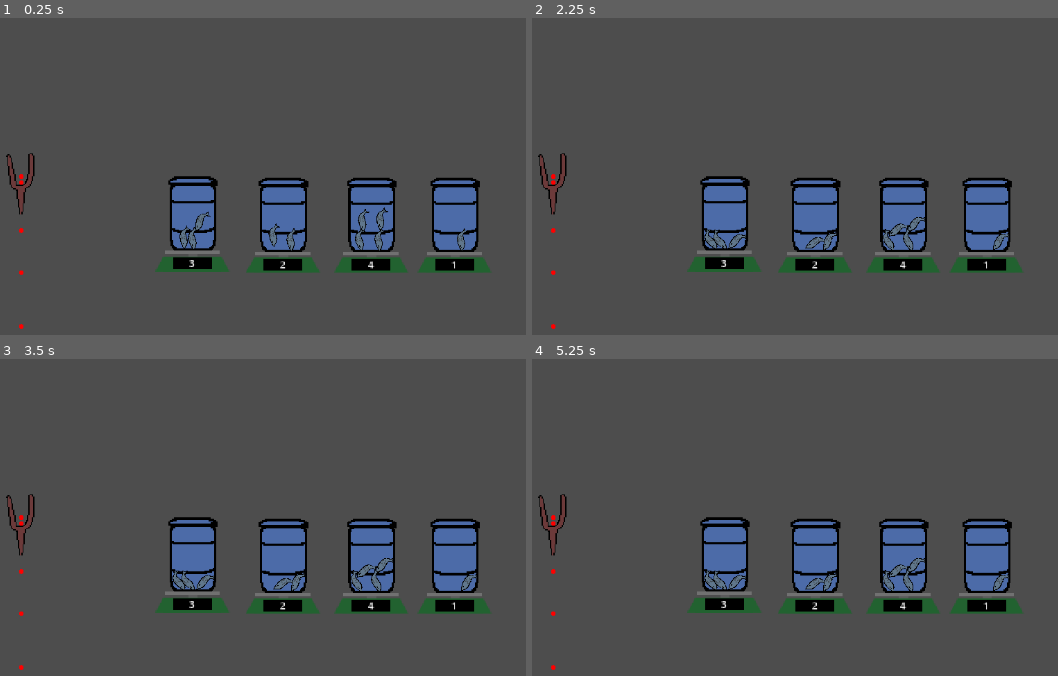
Above: before the commit, frames 1-4 (two rows, left to right).
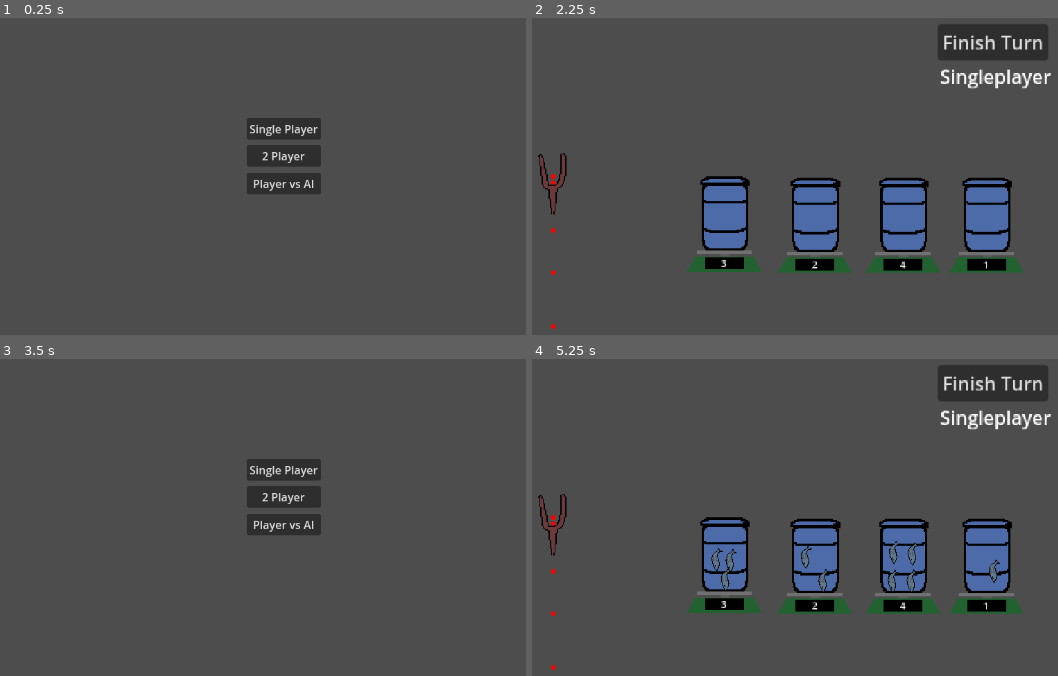
Above: after the commit, the same moments.

Repository: unniisme/fish-in-the-barrel
Game: Godot game, scene res://scenes/GUI/MainMenu.tscn
The game is run twice, just before and just after one commit, with the same random seed, the same clock (stepped at 60 frames per second) and the same inputs. Before the commit the project starts from res://scenes/1_player_level.tscn.
Inputs (mouse positions are in pixels of both pictures, inside the frame that each line leads up to):
- Up to frame 1 (0.25 s): no input
- Up to frame 2 (2.25 s): click (816, 154) at 0.5 s, where only the run after the commit has a clickable "2 Player"; click (994, 43) at 1.25 s, where only the run after the commit has a clickable "Finish Turn"; click (816, 182) at 2 s, where only the run after the commit has a clickable "Player vs AI"
- Up to frame 3 (3.5 s): click (462, 384) at 2.75 s, where only the run after the commit has a clickable "Finish Turn"
- Up to frame 4 (5.25 s): click (816, 469) at 3.5 s, where only the run after the commit has a clickable "Single Player"; click (994, 384) at 4.25 s, where only the run after the commit has a clickable "Finish Turn"; click (816, 469) at 5 s, where only the run after the commit has a clickable "Single Player"

The runs differ from the first frame. In frame 1, 14% of the frame differs, in the area x 1-94%, y 31-99%; in frame 2, 3.5%; in frame 3, 14%; in frame 4, 4.1%.

Commit message:
Functioning AI and basic UI

Diff:
--- a/Fish-in-the-barrel/project.godot
+++ b/Fish-in-the-barrel/project.godot
@@ -11,7 +11,7 @@
 [application]
 
 config/name="Fish-in-the-barrel"
-run/main_scene="res://scenes/1_player_level.tscn"
+run/main_scene="res://scenes/GUI/MainMenu.tscn"
 config/features=PackedStringArray("4.1", "GL Compatibility")
 config/icon="res://icon.svg"
 
--- a/Fish-in-the-barrel/scenes/1_player_level.tscn
+++ b/Fish-in-the-barrel/scenes/1_player_level.tscn
@@ -1,32 +1,29 @@
 [gd_scene load_steps=5 format=3 uid="uid://rv2jt4soaanr"]
 
+[ext_resource type="PackedScene" uid="uid://cwahg2drhcb5t" path="res://scenes/prefabs/managed_instance.tscn" id="1_8yj2x"]
 [ext_resource type="Script" path="res://scripts/BarrelManager.gd" id="2_sikug"]
 [ext_resource type="PackedScene" uid="uid://d3cp2anhi7fll" path="res://scenes/actors/barrel.tscn" id="3_6v651"]
 [ext_resource type="PackedScene" uid="uid://cden31s011sea" path="res://scenes/actors/fish.tscn" id="4_l0d0q"]
-[ext_resource type="PackedScene" uid="uid://s2neidorv43e" path="res://scenes/actors/slingshot.tscn" id="4_w6r40"]
 
 [node name="1PlayerLevel" type="Node2D"]
 texture_filter = 1
 
-[node name="Manger" type="Node2D" parent="."]
+[node name="Manager" parent="." instance=ExtResource("1_8yj2x")]
 
-[node name="BarrelManager" type="Node2D" parent="Manger"]
+[node name="BarrelManager" type="Node2D" parent="Manager"]
 script = ExtResource("2_sikug")
 
-[node name="Barrel" parent="Manger/BarrelManager" instance=ExtResource("3_6v651")]
+[node name="Barrel" parent="Manager/BarrelManager" instance=ExtResource("3_6v651")]
 position = Vector2(1, 0)
 
-[node name="Barrel2" parent="Manger/BarrelManager" instance=ExtResource("3_6v651")]
+[node name="Barrel2" parent="Manager/BarrelManager" instance=ExtResource("3_6v651")]
 position = Vector2(78, 1)
 
-[node name="Barrel3" parent="Manger/BarrelManager" instance=ExtResource("3_6v651")]
+[node name="Barrel3" parent="Manager/BarrelManager" instance=ExtResource("3_6v651")]
 position = Vector2(153, 1)
 
-[node name="Barrel4" parent="Manger/BarrelManager" instance=ExtResource("3_6v651")]
+[node name="Barrel4" parent="Manager/BarrelManager" instance=ExtResource("3_6v651")]
 position = Vector2(224, 1)
-
-[node name="Slingshot" parent="Manger" instance=ExtResource("4_w6r40")]
-position = Vector2(-145, -31)
 
 [node name="Camera2D" type="Camera2D" parent="."]
 position = Vector2(78, -72)
--- /dev/null
+++ b/Fish-in-the-barrel/scenes/2_player_level.tscn
@@ -0,0 +1,63 @@
+[gd_scene load_steps=5 format=3 uid="uid://blnqponwtw7dy"]
+
+[ext_resource type="PackedScene" uid="uid://cwahg2drhcb5t" path="res://scenes/prefabs/managed_instance.tscn" id="2_3pwkb"]
+[ext_resource type="Script" path="res://scripts/BarrelManager.gd" id="2_vkxyp"]
+[ext_resource type="PackedScene" uid="uid://d3cp2anhi7fll" path="res://scenes/actors/barrel.tscn" id="3_4c2et"]
+[ext_resource type="PackedScene" uid="uid://cden31s011sea" path="res://scenes/actors/fish.tscn" id="5_3ebvd"]
+
+[node name="1PlayerLevel" type="Node2D"]
+texture_filter = 1
+
+[node name="Manager" parent="." instance=ExtResource("2_3pwkb")]
+gameMode = 0
+
+[node name="BarrelManager" type="Node2D" parent="Manager"]
+script = ExtResource("2_vkxyp")
+
+[node name="Barrel" parent="Manager/BarrelManager" instance=ExtResource("3_4c2et")]
+position = Vector2(1, 0)
+
+[node name="Barrel2" parent="Manager/BarrelManager" instance=ExtResource("3_4c2et")]
+position = Vector2(78, 1)
+
+[node name="Barrel3" parent="Manager/BarrelManager" instance=ExtResource("3_4c2et")]
+position = Vector2(153, 1)
+
+[node name="Barrel4" parent="Manager/BarrelManager" instance=ExtResource("3_4c2et")]
+position = Vector2(224, 1)
+
+[node name="Camera2D" type="Camera2D" parent="."]
+position = Vector2(78, -72)
+zoom = Vector2(1.695, 1.695)
+
+[node name="Starting Fishes" type="Node2D" parent="."]
+
+[node name="fish" parent="Starting Fishes" instance=ExtResource("5_3ebvd")]
+position = Vector2(-6, -8)
+
+[node name="fish2" parent="Starting Fishes" instance=ExtResource("5_3ebvd")]
+position = Vector2(6, -7)
+
+[node name="fish3" parent="Starting Fishes" instance=ExtResource("5_3ebvd")]
+position = Vector2(2, 15)
+
+[node name="fish4" parent="Starting Fishes" instance=ExtResource("5_3ebvd")]
+position = Vector2(70, -10)
+
+[node name="fish5" parent="Starting Fishes" instance=ExtResource("5_3ebvd")]
+position = Vector2(85, 15)
+
+[node name="fish6" parent="Starting Fishes" instance=ExtResource("5_3ebvd")]
+position = Vector2(145, -14)
+
+[node name="fish7" parent="Starting Fishes" instance=ExtResource("5_3ebvd")]
+position = Vector2(161, -13)
+
+[node name="fish8" parent="Starting Fishes" instance=ExtResource("5_3ebvd")]
+position = Vector2(144, 14)
+
+[node name="fish9" parent="Starting Fishes" instance=ExtResource("5_3ebvd")]
+position = Vector2(160, 14)
+
+[node name="fish10" parent="Starting Fishes" instance=ExtResource("5_3ebvd")]
+position = Vector2(230, 2)
--- /dev/null
+++ b/Fish-in-the-barrel/scenes/GUI/MainMenu.gd
@@ -0,0 +1,4 @@
+extends Control
+
+func _ready():
+	pass
--- /dev/null
+++ b/Fish-in-the-barrel/scenes/GUI/MainMenu.tscn
@@ -0,0 +1,79 @@
+[gd_scene load_steps=3 format=3 uid="uid://gry6ap8rwlta"]
+
+[ext_resource type="Script" path="res://scenes/GUI/MainMenu.gd" id="1_lf7fm"]
+[ext_resource type="Script" path="res://scenes/GUI/load_level.gd" id="1_qa8cn"]
+
+[node name="Control" type="Control"]
+layout_mode = 3
+anchors_preset = 15
+anchor_right = 1.0
+anchor_bottom = 1.0
+grow_horizontal = 2
+grow_vertical = 2
+script = ExtResource("1_lf7fm")
+
+[node name="1p" type="Button" parent="."]
+layout_mode = 1
+anchors_preset = 8
+anchor_left = 0.5
+anchor_top = 0.5
+anchor_right = 0.5
+anchor_bottom = 0.5
+offset_left = -4.0
+offset_top = -4.0
+offset_right = 4.0
+offset_bottom = 4.0
+grow_horizontal = 2
+grow_vertical = 2
+text = "Single Player"
+script = ExtResource("1_qa8cn")
+scene = "res://scenes/1_player_level.tscn"
+
+[node name="2p" type="Button" parent="."]
+layout_mode = 1
+anchors_preset = 8
+anchor_left = 0.5
+anchor_top = 0.5
+anchor_right = 0.5
+anchor_bottom = 0.5
+offset_left = -53.5
+offset_top = 24.0
+offset_right = 53.5
+offset_bottom = 55.0
+grow_horizontal = 2
+grow_vertical = 2
+text = "2 Player
+"
+script = ExtResource("1_qa8cn")
+scene = "res://scenes/2_player_level.tscn"
+
+[node name="pve" type="Button" parent="."]
+layout_mode = 1
+anchors_preset = 8
+anchor_left = 0.5
+anchor_top = 0.5
+anchor_right = 0.5
+anchor_bottom = 0.5
+offset_left = -53.5
+offset_top = 64.0
+offset_right = 53.5
+offset_bottom = 95.0
+grow_horizontal = 2
+grow_vertical = 2
+text = "Player vs AI"
+script = ExtResource("1_qa8cn")
+scene = "res://scenes/ai_level_hard.tscn"
+
+[node name="message" type="Label" parent="."]
+layout_mode = 1
+anchors_preset = 8
+anchor_left = 0.5
+anchor_top = 0.5
+anchor_right = 0.5
+anchor_bottom = 0.5
+offset_left = -20.0
+offset_top = -87.0
+offset_right = 20.0
+offset_bottom = -64.0
+grow_horizontal = 2
+grow_vertical = 2
--- /dev/null
+++ b/Fish-in-the-barrel/scenes/GUI/load_level.gd
@@ -0,0 +1,9 @@
+extends Button
+
+@export_file("*.tscn") var scene
+
+func _ready():
+	connect("button_up", switch_level)
+
+func switch_level():
+	get_tree().change_scene_to_file(scene)
--- a/Fish-in-the-barrel/scenes/actors/barrel.gd
+++ b/Fish-in-the-barrel/scenes/actors/barrel.gd
@@ -5,7 +5,6 @@
 var id : int;
 @onready var lid = $Lid
 var is_open = false
-var count = 0
 var fishes : Array[Node2D]
 
 @export var lid_hinge_k = 20
--- /dev/null
+++ b/Fish-in-the-barrel/scenes/actors/sling_shot_ai.gd
@@ -0,0 +1,35 @@
+extends Node2D
+
+# To be necessarily attached game manager
+
+## Shoots slingshot into required barrel
+
+var slingShot : Slingshot
+var barrelManager : BarrelManager
+var g
+
+@export var max_height = 150
+@export var modifier = 1.15
+
+func _ready():
+	slingShot = get_node("../Slingshot")
+	assert(slingShot != null, "No Slingshot")
+
+	g = slingShot.g
+
+	barrelManager = get_node("../BarrelManager")
+	assert(barrelManager != null, "No BarrelManager")
+
+
+func _do_slingshot(barrel : Barrel):
+	var uy = -sqrt(2*g*max_height)
+
+	var x = barrel.position.x
+
+	var ux = (x - slingShot.position.x) * g / (2 * uy)
+
+	var vel = Vector2(-ux * modifier, uy)
+	var pos = -vel/slingShot.force  # Mouse position calculation. Assume no cutoff for now
+
+	slingShot._update_mouse_pos(pos)
+	slingShot.shoot()
--- /dev/null
+++ b/Fish-in-the-barrel/scenes/actors/sling_shot_ai.tscn
@@ -0,0 +1,6 @@
+[gd_scene load_steps=2 format=3 uid="uid://daqbfpbt5crtd"]
+
+[ext_resource type="Script" path="res://scenes/actors/sling_shot_ai.gd" id="1_y7m2s"]
+
+[node name="SlingShotAI" type="Node2D"]
+script = ExtResource("1_y7m2s")
--- /dev/null
+++ b/Fish-in-the-barrel/scenes/ai_level_hard.tscn
@@ -0,0 +1,62 @@
+[gd_scene load_steps=5 format=3 uid="uid://dlvduirvifimg"]
+
+[ext_resource type="PackedScene" uid="uid://cwahg2drhcb5t" path="res://scenes/prefabs/managed_instance.tscn" id="2_7no3f"]
+[ext_resource type="Script" path="res://scripts/BarrelManager.gd" id="2_rmby1"]
+[ext_resource type="PackedScene" uid="uid://d3cp2anhi7fll" path="res://scenes/actors/barrel.tscn" id="3_oyisj"]
+[ext_resource type="PackedScene" uid="uid://cden31s011sea" path="res://scenes/actors/fish.tscn" id="5_nin11"]
+
+[node name="1PlayerLevel" type="Node2D"]
+texture_filter = 1
+
+[node name="Camera2D" type="Camera2D" parent="."]
+position = Vector2(78, -72)
+zoom = Vector2(1.695, 1.695)
+
+[node name="Starting Fishes" type="Node2D" parent="."]
+
+[node name="fish" parent="Starting Fishes" instance=ExtResource("5_nin11")]
+position = Vector2(-6, -8)
+
+[node name="fish2" parent="Starting Fishes" instance=ExtResource("5_nin11")]
+position = Vector2(6, -7)
+
+[node name="fish3" parent="Starting Fishes" instance=ExtResource("5_nin11")]
+position = Vector2(2, 15)
+
+[node name="fish4" parent="Starting Fishes" instance=ExtResource("5_nin11")]
+position = Vector2(70, -10)
+
+[node name="fish5" parent="Starting Fishes" instance=ExtResource("5_nin11")]
+position = Vector2(85, 15)
+
+[node name="fish6" parent="Starting Fishes" instance=ExtResource("5_nin11")]
+position = Vector2(145, -14)
+
+[node name="fish7" parent="Starting Fishes" instance=ExtResource("5_nin11")]
+position = Vector2(161, -13)
+
+[node name="fish8" parent="Starting Fishes" instance=ExtResource("5_nin11")]
+position = Vector2(144, 14)
+
+[node name="fish9" parent="Starting Fishes" instance=ExtResource("5_nin11")]
+position = Vector2(160, 14)
+
+[node name="fish10" parent="Starting Fishes" instance=ExtResource("5_nin11")]
+position = Vector2(230, 2)
+
+[node name="Manager" parent="." instance=ExtResource("2_7no3f")]
+
+[node name="BarrelManager" type="Node2D" parent="Manager"]
+script = ExtResource("2_rmby1")
+
+[node name="Barrel" parent="Manager/BarrelManager" instance=ExtResource("3_oyisj")]
+position = Vector2(1, 0)
+
+[node name="Barrel2" parent="Manager/BarrelManager" instance=ExtResource("3_oyisj")]
+position = Vector2(78, 1)
+
+[node name="Barrel3" parent="Manager/BarrelManager" instance=ExtResource("3_oyisj")]
+position = Vector2(153, 1)
+
+[node name="Barrel4" parent="Manager/BarrelManager" instance=ExtResource("3_oyisj")]
+position = Vector2(224, 1)
--- /dev/null
+++ b/Fish-in-the-barrel/scenes/prefabs/managed_instance.tscn
@@ -0,0 +1,36 @@
+[gd_scene load_steps=3 format=3 uid="uid://cwahg2drhcb5t"]
+
+[ext_resource type="Script" path="res://scripts/GameManger.gd" id="1_dy4ol"]
+[ext_resource type="PackedScene" uid="uid://s2neidorv43e" path="res://scenes/actors/slingshot.tscn" id="2_seix4"]
+
+[node name="Manger" type="Control"]
+layout_mode = 3
+anchors_preset = 0
+script = ExtResource("1_dy4ol")
+gameMode = 2
+
+[node name="Turn Button" type="Button" parent="."]
+layout_mode = 1
+anchors_preset = 1
+anchor_left = 1.0
+anchor_right = 1.0
+offset_left = 182.0
+offset_top = -161.0
+offset_right = 276.0
+offset_bottom = -130.0
+grow_horizontal = 0
+text = "Finish Turn"
+
+[node name="PlayerInfo" type="Label" parent="."]
+layout_mode = 0
+offset_left = 211.0
+offset_top = -128.0
+offset_right = 251.0
+offset_bottom = -105.0
+horizontal_alignment = 1
+autowrap_mode = 2
+
+[node name="Slingshot" parent="." instance=ExtResource("2_seix4")]
+position = Vector2(-145, -31)
+
+[connection signal="button_down" from="Turn Button" to="." method="_end_move"]
--- /dev/null
+++ b/Fish-in-the-barrel/scripts/Agents/agent.gd
@@ -0,0 +1,54 @@
+class_name Agent
+# Base agent. Ideal
+
+var problem : FishProblem
+
+func _init(problem : FishProblem):
+	self.problem = problem
+
+func _asser_answer_consistency(answer : Array):
+	print("Move: ", answer)
+	var hit_max_barrel = false
+	for entry in answer:
+		if entry == -1:
+			hit_max_barrel = true
+
+		assert(hit_max_barrel or entry == 0, "Illegal entry %d"%entry)
+	assert(hit_max_barrel, "No max barrel")
+
+# Function that returns the best move predicted by the agent
+## returns a list with one entry for each barrel. The barrel chosen to take
+## from will have entry -1. Every barrel less than it entry 0. Barrels after it
+## may have having a 0 or 1
+func get_move() -> Array[int]:
+	var outlist : Array[int] = []
+	var found_first = false
+	for barrel in problem.barrels:
+		var count = barrel.get_count()
+		# Add to barrel if it is odd
+		if found_first:
+			if count%2:
+				outlist.append(1)
+			else:
+				outlist.append(0)
+
+		# barrel to deduct from
+		elif count%2:
+			outlist.append(-1)
+			found_first = true
+
+		# all barrels before max barrel
+		else:
+			outlist.append(0)
+
+	# If no candidate found, simply deduct from the furthest barrel
+	if not found_first:
+		var last_index = problem.n - 1
+		while last_index > 0:
+			if problem.barrels[last_index].get_count() > 0:
+				outlist[last_index] = -1
+				break
+			last_index -= 1
+
+	_asser_answer_consistency(outlist)
+	return outlist
--- a/Fish-in-the-barrel/scripts/BarrelManager.gd
+++ b/Fish-in-the-barrel/scripts/BarrelManager.gd
@@ -22,16 +22,18 @@
 	_connect_barrels()
 
 func _process(delta):
-	if Input.is_action_just_pressed("Action1"):
+	# hack to intitialize everything properly
+	if state == STATE.INIT:
 		handle_action()
 
 func _connect_barrels():
 	# Connect the "touched" signal of each barrel to handler in barrel manager
+	# Figured if I am doing this, I don't readlly need signals at all but whatever
 	for barrel in barrels:
 		barrel.touched.connect(barrel_touched)
 
+# Handle the input from the barrel depending on the state of the game
 func barrel_touched(id : int):
-	# Handle the input from the barrel depending on the state of the game
 	if state == STATE.INIT:
 		barrels[id]._toggle_lid()
 
@@ -49,22 +51,26 @@
 		print("Choosing barrel %d, add fishes" % id)
 		state = STATE.ADDING
 
-func handle_action():
+func handle_action() -> bool:
 	if state == STATE.INIT:
 		problem = FishProblem.new(N, barrels)
 		print(problem)
 		state = STATE.CHOOSING
+		get_parent().update_problem(problem) # update in problem manager
+
+		print("Initialized. Choose a barrel")
+		return true
 
 	elif state == STATE.ADDING:
 		for barrel in problem.barrels:
 			barrel._close()
 		problem.assert_move()
 
-		if problem.is_over():
-			print("Game completed")
-			get_tree().quit()
-
 		max_barrel = -1
 		state = STATE.CHOOSING
 
-	print("Choose a barrel")
+		print("Move completed. Choose a barrel")
+		return true
+
+	print("No move. Choose a barrel")
+	return false
--- /dev/null
+++ b/Fish-in-the-barrel/scripts/GameManger.gd
@@ -0,0 +1,102 @@
+class_name GameManager extends Control
+
+## Tree structure:
+#	Manager
+#		|- UI elements
+#		|- BarrelManager
+#			|- Barrels
+#		|- SlingShot
+
+enum GAMEMODE {PVP, PVE, ONEPLAYER}
+
+@export var gameMode : GAMEMODE
+
+@onready var barrelManager : BarrelManager = $BarrelManager
+@onready var playerInfo : Label = $PlayerInfo
+@onready var slingshot : Slingshot = $Slingshot
+var agent : Agent
+
+var playing = false # true - player 0 playing. false - player 1 playing.
+var move_locked = false
+
+# Statistics
+var stats : GameStats = GameStats.new()
+
+func _ready():
+	if gameMode == GAMEMODE.PVE:
+		agent = Agent.new(barrelManager.problem)
+
+	_handle_player_action()
+
+func _process(delta):
+	if Input.is_action_just_pressed("Action1"):
+		_end_move()
+
+# Handle action depending on who is playing
+func _handle_player_action():
+	playing = not playing
+	playerInfo.text = _currently_playing()
+	print("(", _currently_playing(), ")")
+
+	if gameMode == GAMEMODE.PVE:
+		if playing:
+			slingshot.take_input = true # enable player controls
+		else:
+			slingshot.take_input = false # disable player controls
+			move_locked = true
+			_do_AI_move()
+
+
+# Calculate AI move and perform it
+func _do_AI_move():
+	var move = agent.get_move()
+	var max_barrel = move.find(-1)
+
+	# Choose barrel
+	barrelManager.barrel_touched(max_barrel)
+
+	await get_tree().create_timer(1).timeout
+
+	# Fire into each required barrel
+	for i in range(max_barrel, move.size()):
+		if move[i] > 0:
+			slingshot.shoot_to_barrel(i)
+			await get_tree().create_timer(1).timeout
+
+	await get_tree().create_timer(1).timeout
+
+	move_locked = false
+	_end_move()
+
+func _end_move():
+	if move_locked:
+		return
+
+	# Update problem
+	var made_move = barrelManager.handle_action()
+
+	# end game
+	if barrelManager.problem.is_over():
+		print(_currently_playing(), " won")
+
+		## Switch scene back to main menu
+		_exit_to_menu()
+
+	if made_move:
+		_handle_player_action()
+
+func _currently_playing():
+	match gameMode:
+		GAMEMODE.PVE:
+			return "Human Player" if playing else "AI Player"
+		GAMEMODE.ONEPLAYER:
+			return "Singleplayer"
+	return "Player 0" if playing else "Player 1"
+
+# to be called by barrelmanager if it updates the problem
+func update_problem(problem : FishProblem):
+	if agent:
+		agent.problem = problem
+
+func _exit_to_menu():
+	get_tree().change_scene_to_file("res://scenes/GUI/MainMenu.tscn")
--- /dev/null
+++ b/Fish-in-the-barrel/scripts/Statistics/gameStats.gd
@@ -0,0 +1,8 @@
+class_name GameStats
+
+# To hold data about each run and store/send that data
+
+var p1_moves : int = 0
+var p2_moves : int = 0
+
+var winner : String = ""
